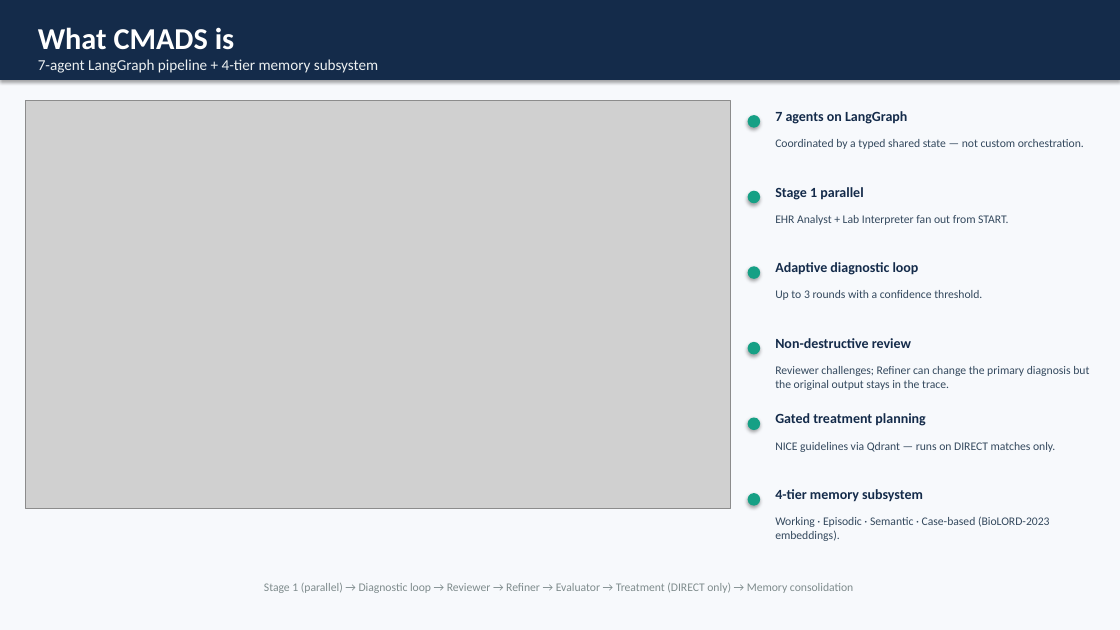
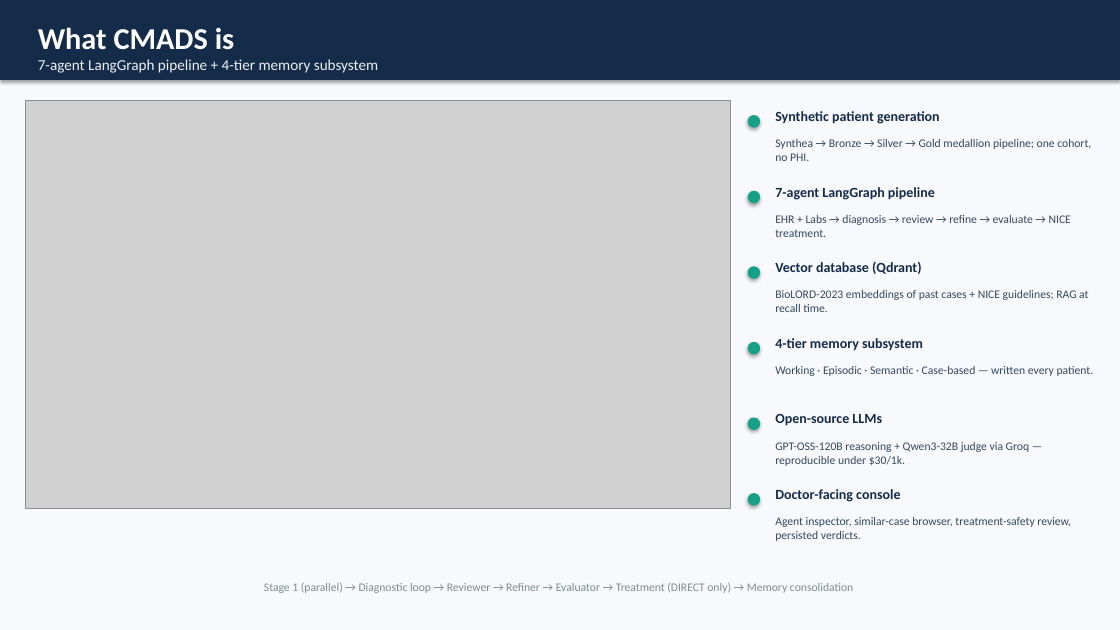
Before and after one commit to abdamin004/CMADS, a slide deck: slide 2 of docs/results_presentation/CMADS_Results_Presentation.pptx. Drawn at 1120x630 pixels with LibreOffice and Linux fonts; fonts in the diff are those of the drawing; grey boxes stand for pictures. Boxes give left, top, right and bottom in pixels: in the first picture for what was removed or moved away, otherwise in the second. Text is boxed around its words. In the diff, an @@ line names an element or a change of style, - is before the commit and + after.

```diff
--- a/docs/results_presentation/CMADS_Results_Presentation.pptx
+++ b/docs/results_presentation/CMADS_Results_Presentation.pptx
@@ text at <box>775,111,940,124</box>: text changed @@
-7 agents on LangGraph
+Synthetic patient generation
@@ text at <box>775,139,1091,161</box>: text changed @@
-Coordinated by a typed shared state — not custom orchestration.
+Synthea → Bronze → Silver → Gold medallion pipeline; one cohort, no PHI.
@@ text at <box>775,187,935,200</box>: text changed @@
-Stage 1 parallel
+7-agent LangGraph pipeline
@@ text at <box>775,215,1071,237</box>: text changed @@
-EHR Analyst + Lab Interpreter fan out from START.
+EHR + Labs → diagnosis → review → refine → evaluate → NICE treatment.
@@ text at <box>775,262,922,274</box>: text changed @@
-Adaptive diagnostic loop
+Vector database (Qdrant)
@@ text at <box>775,290,1088,312</box>: text changed @@
-Up to 3 rounds with a confidence threshold.
+BioLORD-2023 embeddings of past cases + NICE guidelines; RAG at recall time.
@@ text at <box>775,338,923,351</box>: text changed @@
-Non-destructive review
+4-tier memory subsystem
@@ text at <box>775,366,1094,376</box>: text changed @@
-Reviewer challenges; Refiner can change the primary diagnosis but the original output stays in the trace.
+Working · Episodic · Semantic · Case-based — written every patient.
@@ text at <box>775,414,882,426</box>: text changed @@
-Gated treatment planning
+Open-source LLMs
@@ text at <box>775,442,1029,466</box>: text changed @@
-NICE guidelines via Qdrant — runs on DIRECT matches only.
+GPT-OSS-120B reasoning + Qwen3-32B judge via Groq — reproducible under $30/1k.
@@ text at <box>775,489,900,502</box>: text changed @@
-4-tier memory subsystem
+Doctor-facing console
@@ text at <box>775,517,1070,541</box>: text changed @@
-Working · Episodic · Semantic · Case-based (BioLORD-2023 embeddings).
+Agent inspector, similar-case browser, treatment-safety review, persisted verdicts.
```
Also in this commit, not shown: 2 other files.
